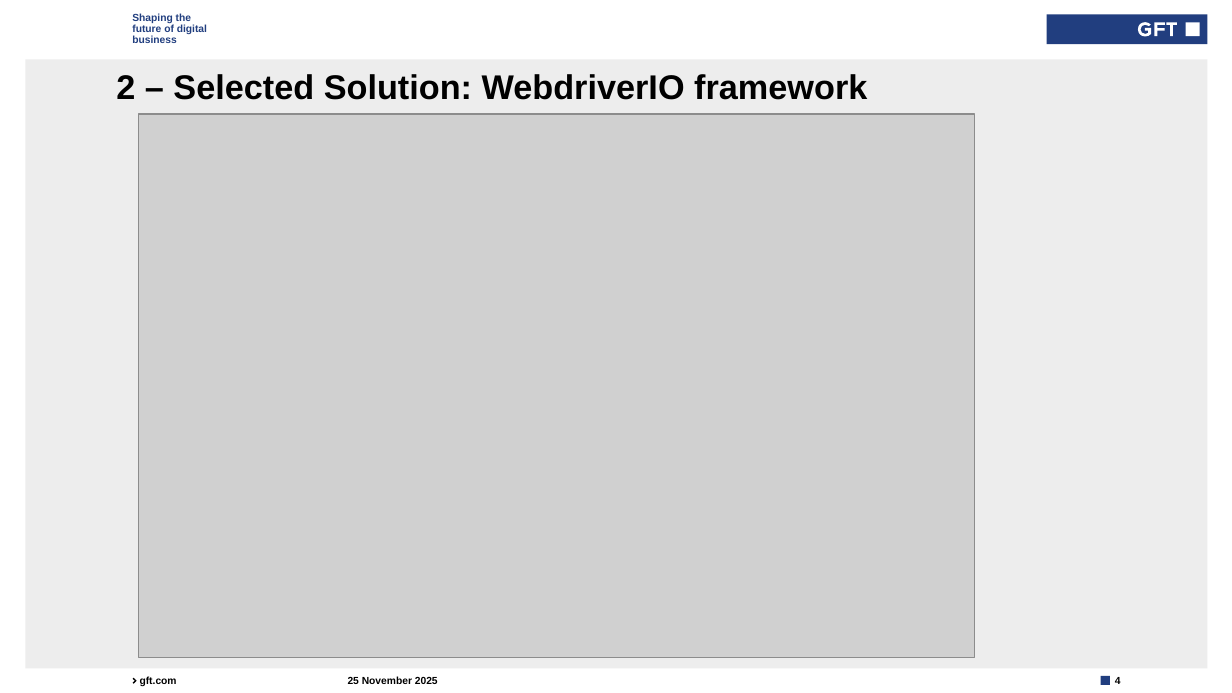
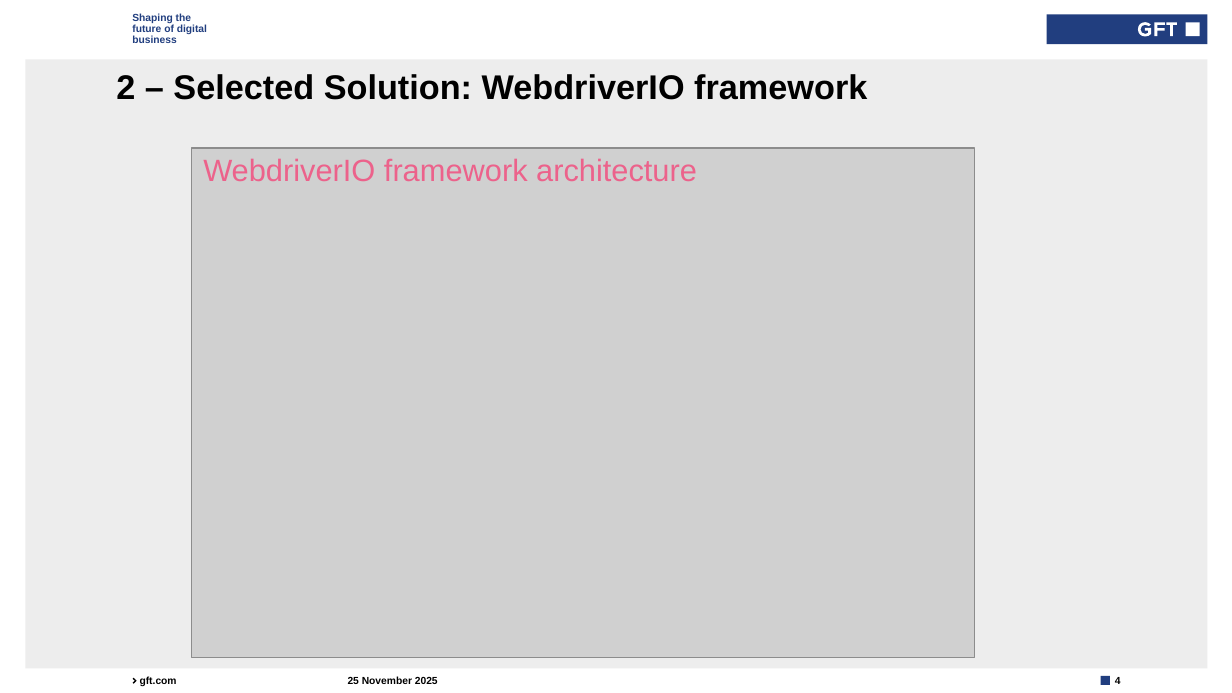
Before and after one commit to KhaiGFT/wdio1, a slide deck: slide 4 of demo_docs/demo_auto_wdio_25Nov2025.pptx. Drawn at 1232x693 pixels with LibreOffice and Linux fonts; fonts in the diff are those of the drawing; grey boxes stand for pictures; background and template pictures are left out. Boxes give left, top, right and bottom in pixels: in the first picture for what was removed or moved away, otherwise in the second. Text is boxed around its words. In the diff, an @@ line names an element or a change of style, - is before the commit and + after.

Commit message:
update slide

```diff
--- a/demo_docs/demo_auto_wdio_25Nov2025.pptx
+++ b/demo_docs/demo_auto_wdio_25Nov2025.pptx
@@ picture: place and size @@
-picture at [139,115,975,658]
+picture at [191,148,975,657]
@@ text added at [203,159,697,181], 18 pt, text #EC628B @@
+WebdriverIO framework architecture
```
